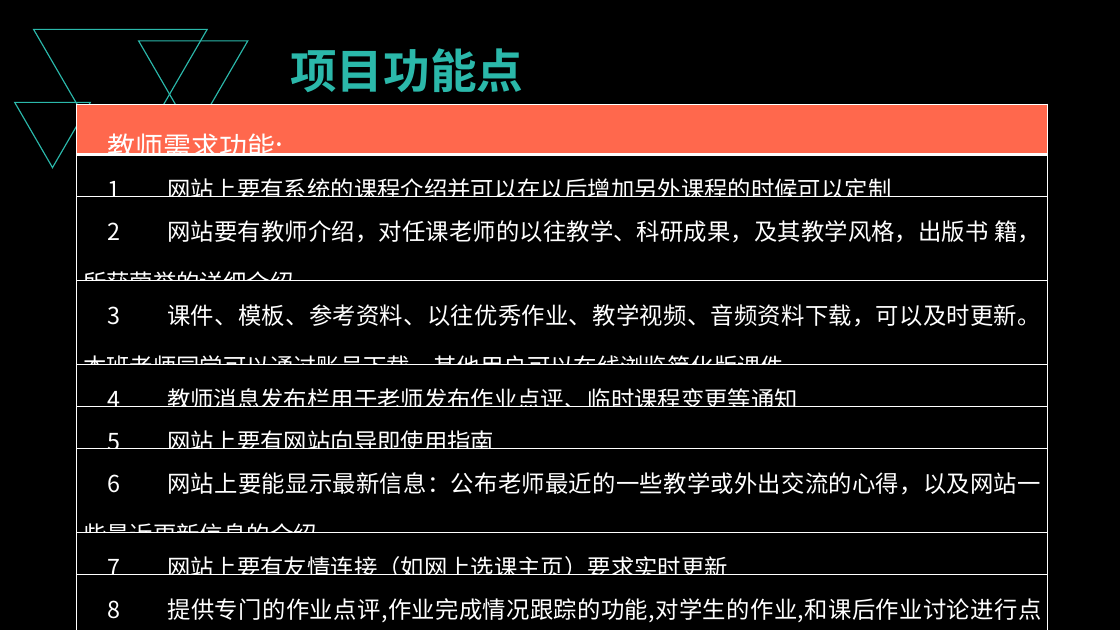
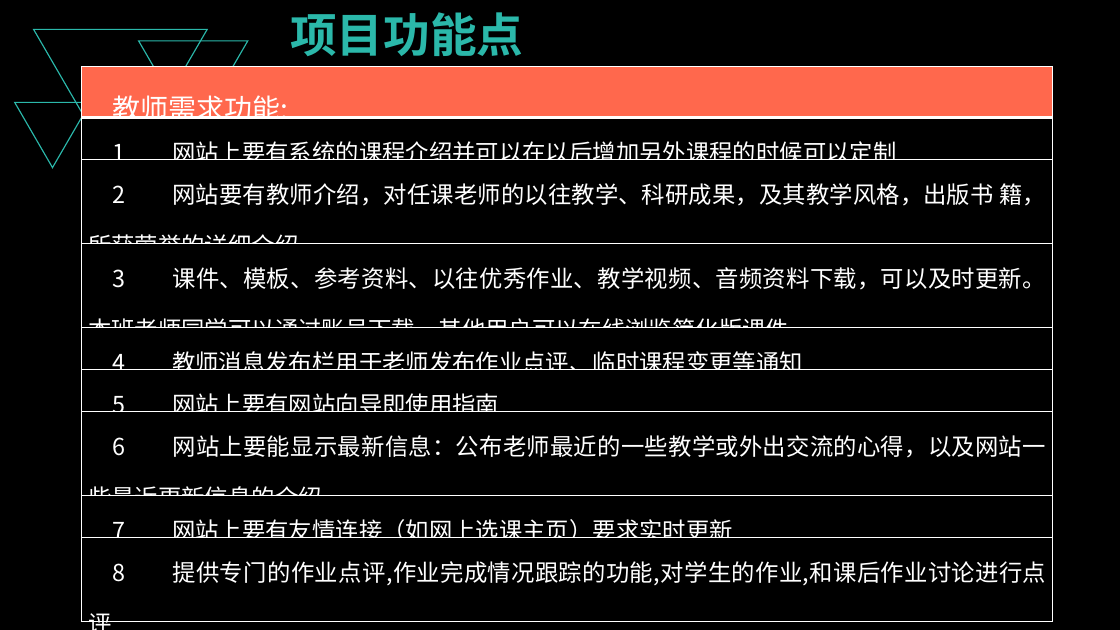
Before and after one commit to PRD2018-G03/PRD2018-G03-SoftwareEngineeringProject, a slide deck: slide 13 of 受控文档/08_其他任务/需求项目工程计划评审PPT/需求项目工程计划评审PPT.pptx. Drawn at 1120x630 pixels with LibreOffice and Linux fonts; fonts in the diff are those of the drawing. Boxes give left, top, right and bottom in pixels: in the first picture for what was removed or moved away, otherwise in the second. Text is boxed around its words. In the diff, an @@ line names an element or a change of style, - is before the commit and + after.

```diff
--- a/受控文档/08_其他任务/需求项目工程计划评审PPT/需求项目工程计划评审PPT.pptx
+++ b/受控文档/08_其他任务/需求项目工程计划评审PPT/需求项目工程计划评审PPT.pptx
@@ text "项目功能点": place and size @@
-text "项目功能点" at [290, 48, 523, 92]
+text "项目功能点" at [290, 12, 523, 56]
@@ table: place and size @@
-table at [77, 104, 1048, 626]
+table at [82, 67, 1053, 621]
```
Also in this commit, not shown: 1 other slide changed, 2 other files.
